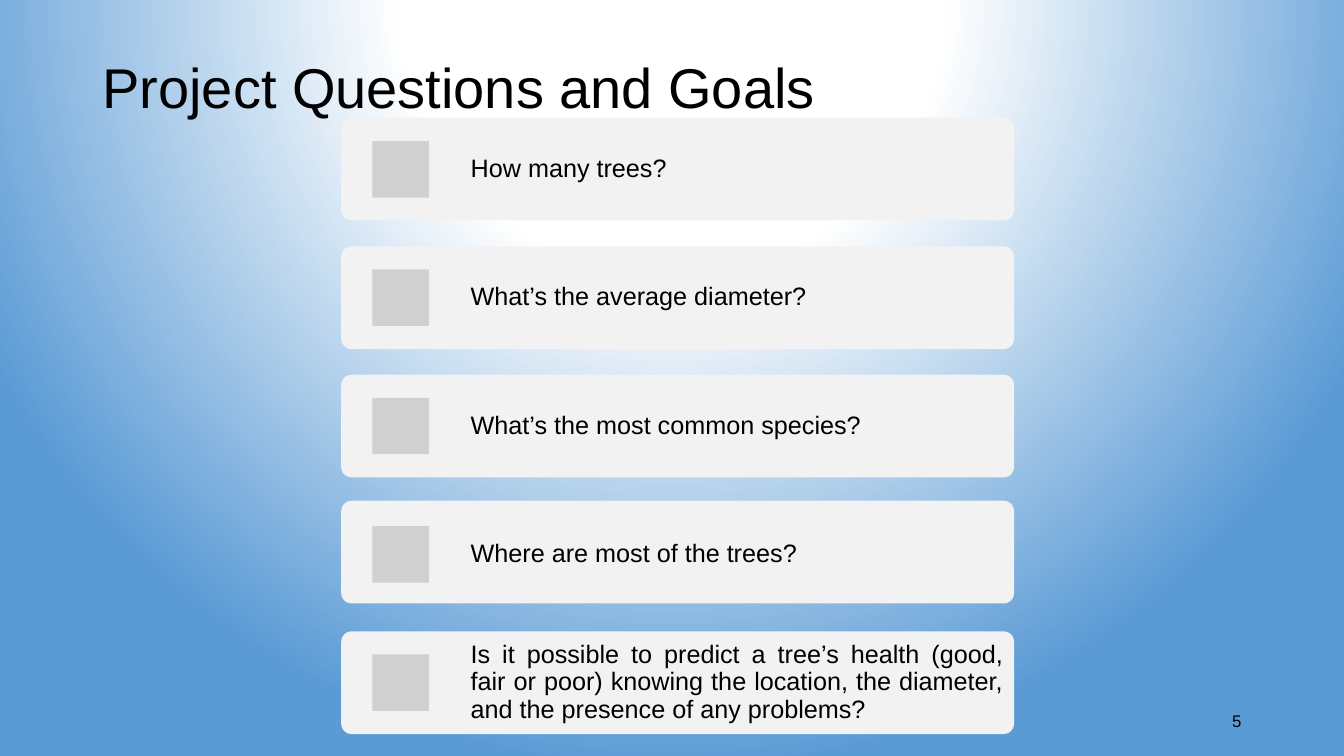
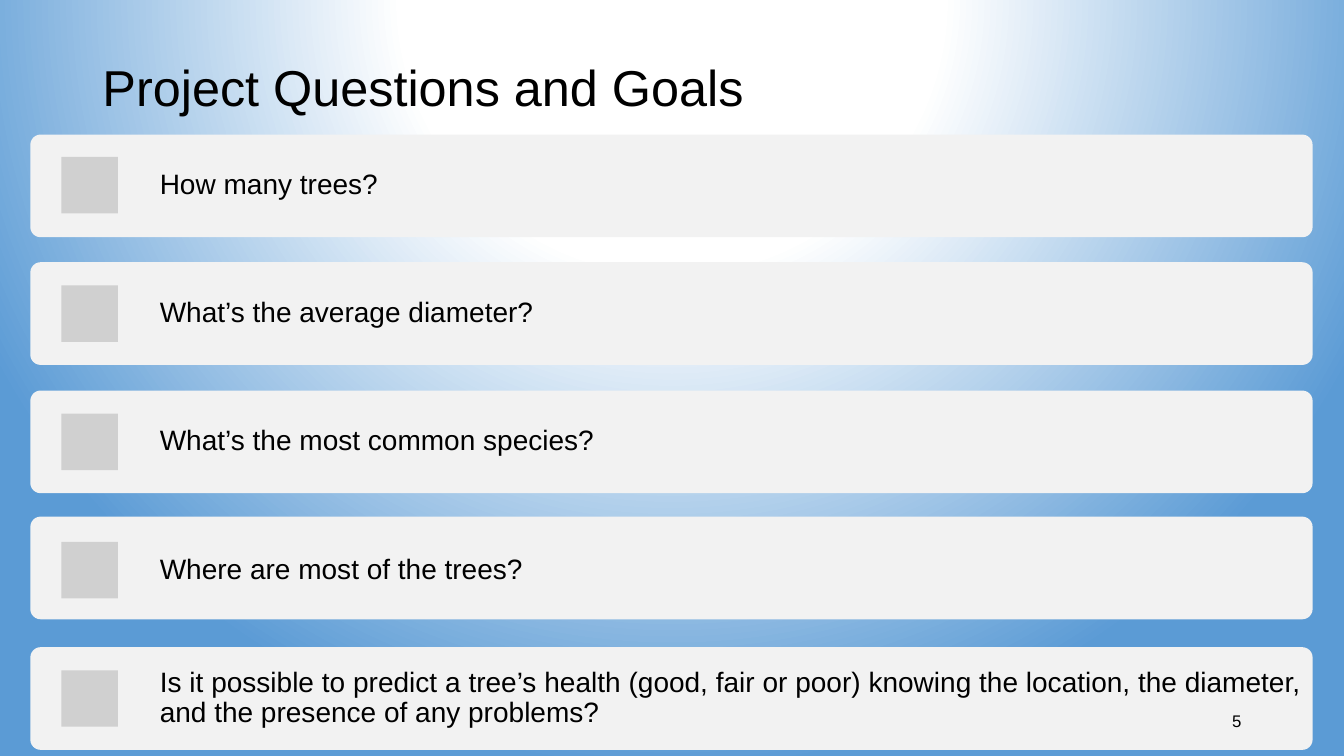
Before and after one commit to aspds18/Springboard_capstone1, a slide deck: slide 5 of Capstone1_presentation.pptx. Drawn at 1344x756 pixels with LibreOffice and Linux fonts; fonts in the diff are those of the drawing; grey boxes stand for pictures. Boxes give left, top, right and bottom in pixels: in the first picture for what was removed or moved away, otherwise in the second. Text is boxed around its words. In the diff, an @@ line names an element or a change of style, - is before the commit and + after.

Commit message:
project slides, download to view

```diff
--- a/Capstone1_presentation.pptx
+++ b/Capstone1_presentation.pptx
@@ title "Project Questions and Goals" at bbox=[102, 69, 744, 116]: size 40 to 36 pt @@
@@ rounded rectangle: place and size @@
-rounded rectangle at bbox=[342, 118, 1014, 221]
+rounded rectangle at bbox=[30, 134, 1313, 237]
@@ text "How many trees?": place and size @@
-text "How many trees?" at bbox=[471, 159, 667, 183]
+text "How many trees?" at bbox=[160, 174, 378, 199]
@@ picture removed at bbox=[372, 141, 429, 198] @@
@@ picture added at bbox=[62, 157, 118, 214] @@
@@ rounded rectangle: place and size @@
-rounded rectangle at bbox=[342, 246, 1014, 349]
+rounded rectangle at bbox=[30, 262, 1313, 365]
@@ text "What’s the average diameter?": place and size @@
-text "What’s the average diameter?" at bbox=[471, 286, 806, 311]
+text "What’s the average diameter?" at bbox=[160, 301, 533, 327]
@@ picture: place and size @@
-picture at bbox=[372, 269, 429, 326]
+picture at bbox=[62, 285, 118, 342]
@@ rounded rectangle: place and size @@
-rounded rectangle at bbox=[342, 375, 1014, 478]
+rounded rectangle at bbox=[30, 390, 1313, 493]
@@ picture: place and size @@
-picture at bbox=[372, 398, 429, 455]
+picture at bbox=[62, 413, 118, 470]
@@ text "What’s the most common species?": place and size @@
-text "What’s the most common species?" at bbox=[471, 415, 860, 439]
+text "What’s the most common species?" at bbox=[160, 429, 594, 456]
@@ rounded rectangle: place and size @@
-rounded rectangle at bbox=[342, 501, 1014, 604]
+rounded rectangle at bbox=[30, 517, 1313, 620]
@@ text "Where are most of the ...": place and size @@
-text "Where are most of the ..." at bbox=[471, 543, 797, 563]
+text "Where are most of the ..." at bbox=[160, 558, 523, 580]
@@ picture removed at bbox=[372, 526, 429, 583] @@
@@ picture added at bbox=[62, 542, 118, 599] @@
@@ rounded rectangle: place and size @@
-rounded rectangle at bbox=[342, 631, 1014, 734]
+rounded rectangle at bbox=[30, 647, 1313, 750]
@@ size 18 to 20 pt in 5 elements at bbox=[160, 429, 594, 456], bbox=[160, 301, 533, 327], bbox=[160, 558, 523, 580], bbox=[160, 174, 378, 199], bbox=[160, 671, 1300, 727] @@
@@ text "Is it possible to predict ...": place and size @@
-text "Is it possible to predict ..." at bbox=[471, 644, 1003, 723]
+text "Is it possible to predict ..." at bbox=[160, 671, 1300, 727]
@@ picture removed at bbox=[372, 654, 429, 711] @@
@@ picture added at bbox=[62, 670, 118, 727] @@
```
Also in this commit, not shown: 14 other slides changed, 7 slides added.
